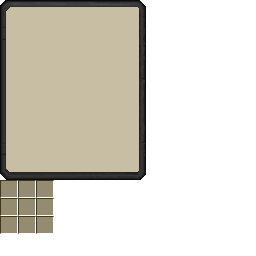
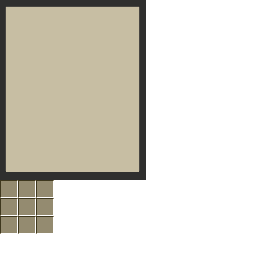
Before/after of a 256 × 256 layered artwork. What changed in the layer stack:
renamed "Layer 1" to "Layer 3", painted on it over <box>0,0,146,180</box>
